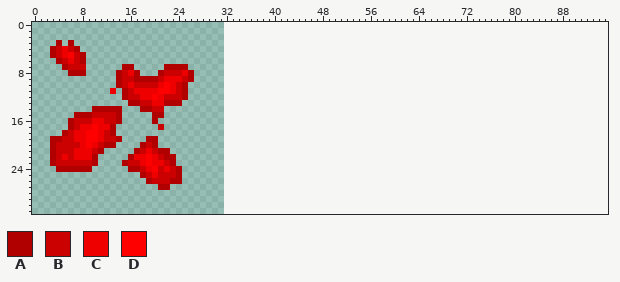
Sprite sheet -- graphics/effects/generic_attack.png. The picture above is the old version.
The file is 32x32 pixels. The old version is drawn lined up with the new one, on the new canvas.
Palette (. is transparent): A #b00000  B #cb0000  C #ee0000  D #ff0000
Pixels before (only the part around the change), first column x 36:
 3 .........................................................
 4 .........................................................
 5 .........................................................
 6 .........................................................
 7 .........................................................
 8 .........................................................
 9 .........................................................
10 .........................................................
11 .........................................................
12 .........................................................
13 .........................................................
14 .........................................................
15 .........................................................
16 .........................................................
17 .........................................................
18 .........................................................
19 .........................................................
20 .........................................................
21 .........................................................
22 .........................................................
23 .........................................................
24 .........................................................
25 .........................................................
26 .........................................................
After the commit:
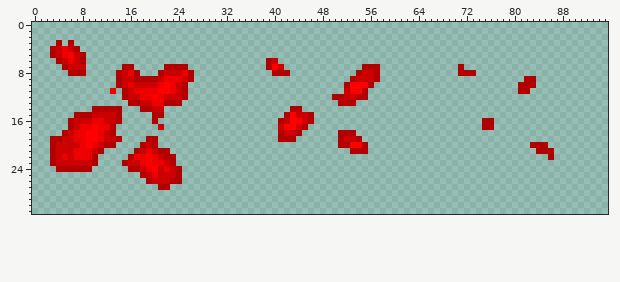
Diff:
canvas 32x32 -> 96x32
Changed rows in their new state; - is an unchanged pixel.
first column x 39:
 6 AB----------------------------------------------
 7 ADB-------------AAA-------------A---------------
 8 -AAA-----------ABBA-------------AAA-------------
 9 --------------ABBBA------------------------AA---
10 -------------ADDDA------------------------AAA---
11 -------------BDDA-------------------------AA----
12 -----------AABBAA-------------------------------
13 ------------AAA---------------------------------
14 ----AA------------------------------------------
15 ---ADBBA----------------------------------------
16 --ABDDBA----------------------------AA----------
17 --BDDBA-----------------------------AA----------
18 --ABBA------AAA---------------------------------
19 --AAA-------ABBA--------------------------------
20 ------------AADDA---------------------------AAA-
21 --------------AAA----------------------------AAA
22 -----------------------------------------------A
Pixel boxes of the changes (left, top, right, bottom) in both pictures:
added: (266, 58, 380, 154)
added: (458, 64, 476, 76)
added: (518, 76, 536, 94)
added: (482, 118, 494, 130)
added: (530, 142, 554, 160)
